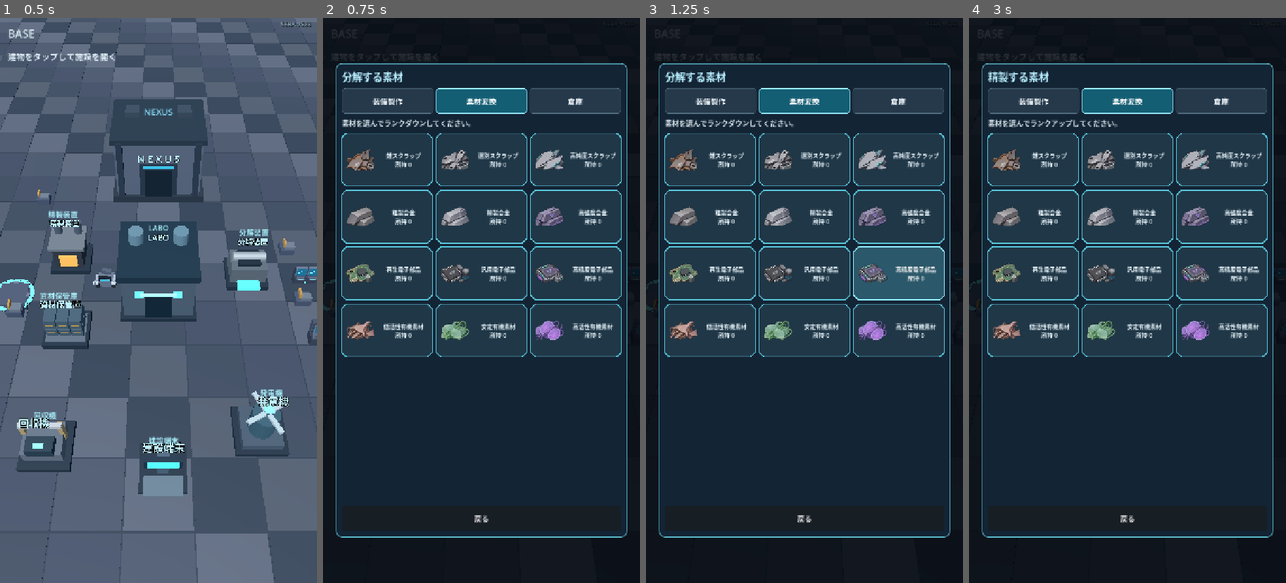
Above: before the commit, frames 1-4 (left to right).
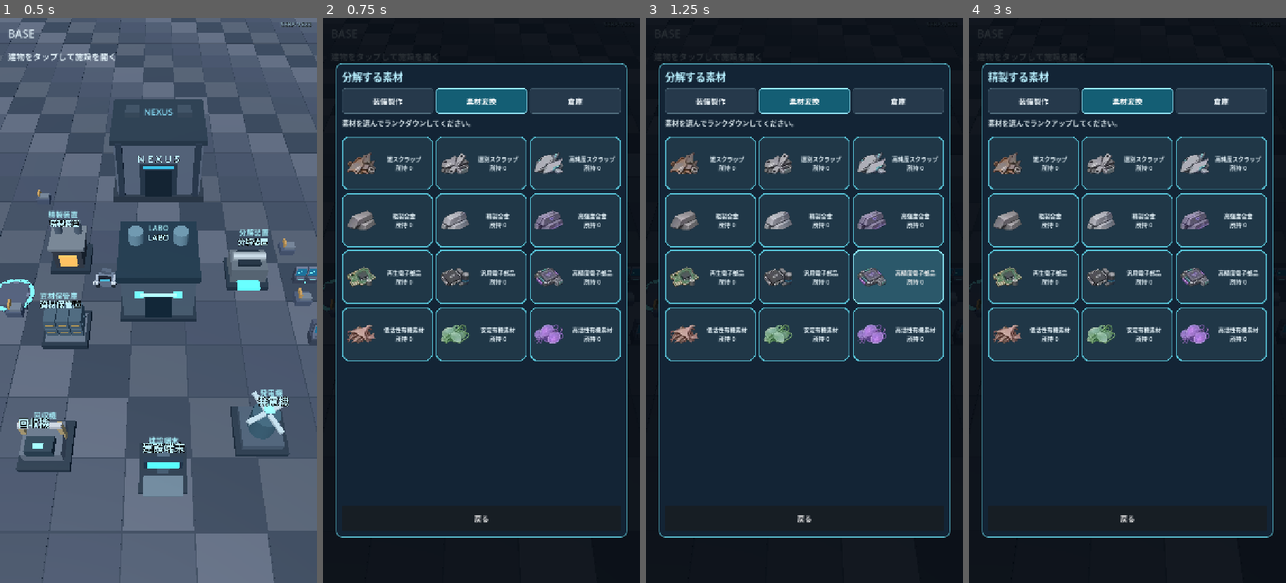
Above: after the commit, the same moments.

Repository: shejklgaia-png/-
Game: Godot game, scene res://scenes/base_exploration.tscn
The game is run twice, just before and just after one commit, with the same random seed, the same clock (stepped at 60 frames per second) and the same inputs.
Inputs (mouse positions are in pixels of both pictures, inside the frame that each line leads up to):
- Up to frame 1 (0.5 s): no input
- Up to frame 2 (0.75 s): tap Enter at 0.5 s; move the mouse to (551, 272) at 0.52 s; hold Right (ui_right) from 0.53 s (still down); tap G at 0.6 s; click (551, 272) at 0.67 s
- Up to frame 3 (1.25 s): keep holding Right (ui_right); tap Space at 0.77 s
- Up to frame 4 (3 s): release Right (ui_right) at 1.25 s; click "再生電子部品 所持 0" at 1.25 s; click "装備製作" at 2 s; click "素材変換" at 2.75 s

Frame 1 is identical in both runs. In frame 2, 8.4% of the frame differs, in the area x 5-95%, y 20-61%; in frame 3, 8.7%; in frame 4, 8.4%.

Commit message:
fix(v524): use header-native vertical flow for cards; exclusive ButtonGroups on all navigation tabs

Diff:
--- a/scripts/base_facility_system.gd
+++ b/scripts/base_facility_system.gd
@@ -324,6 +324,7 @@
     section_tabs.name = "FacilitySectionTabs"
     section_tabs.add_theme_constant_override("separation", 5)
     body.add_child(section_tabs)
+    var section_group := ButtonGroup.new()
     for entry in [
         {"id": "TabCraft", "label": "装備製作", "target": "craft"},
         {"id": "TabMaterials", "label": "素材変換", "target": "materials"},
@@ -333,6 +334,7 @@
         button.name = str(entry["id"])
         button.text = str(entry["label"])
         button.toggle_mode = true
+        button.button_group = section_group
         button.custom_minimum_size.y = 58.0
         button.size_flags_horizontal = Control.SIZE_EXPAND_FILL
         button.add_theme_font_size_override("font_size", 17)
@@ -356,34 +358,37 @@
     modal_body.add_theme_font_size_override("font_size", 16)
     modal_body.add_theme_color_override("font_color", Color("#dce9ee"))
     body.add_child(modal_body)
-    # A regular container is intentional: Android screenshots showed that
-    # ScrollContainer displayed no item children, despite passing headless tests.
-    # All baseline lists are paginated/gridded to fit this fixed content area.
+    # Keep non-grid buttons immediately below the header and above the cards.
+    # A vertical EXPAND here consumed the rest of the sheet on Android.
     actions_area = PanelContainer.new()
     actions_area.name = "FacilityActionsArea"
-    actions_area.size_flags_vertical = Control.SIZE_EXPAND_FILL
+    actions_area.size_flags_vertical = Control.SIZE_SHRINK_BEGIN
     actions_area.add_theme_stylebox_override("panel", StyleBoxEmpty.new())
     body.add_child(actions_area)
     modal_actions = VBoxContainer.new()
     modal_actions.size_flags_horizontal = Control.SIZE_EXPAND_FILL
-    modal_actions.size_flags_vertical = Control.SIZE_EXPAND_FILL
+    modal_actions.size_flags_vertical = Control.SIZE_SHRINK_BEGIN
     modal_actions.add_theme_constant_override("separation", 8)
     actions_area.add_child(modal_actions)
+    # The *same* VBoxContainer renders the known-working header tabs and
+    # native item cards. No full-screen overlay, no manual pixel coordinates,
+    # no nested scroll clipping. The container owns the sizing on Android.
+    item_layer = VBoxContainer.new()
+    item_layer.name = "FacilityItemLayer"
+    item_layer.size_flags_horizontal = Control.SIZE_EXPAND_FILL
+    item_layer.mouse_filter = Control.MOUSE_FILTER_IGNORE
+    body.add_child(item_layer)
+    var expand_spacer := Control.new()
+    expand_spacer.name = "FacilityRemainingSpace"
+    expand_spacer.mouse_filter = Control.MOUSE_FILTER_IGNORE
+    expand_spacer.size_flags_vertical = Control.SIZE_EXPAND_FILL
+    body.add_child(expand_spacer)
     var close_button := Button.new()
     close_button.name = "CloseFacility"
     close_button.text = "戻る"
     close_button.custom_minimum_size.y = 58.0
     close_button.pressed.connect(navigate_back)
     body.add_child(close_button)
-    # Direct sibling to the working modal sheet. Android renders the header
-    # tabs but repeatedly omits nested item grids; separate their canvas
-    # hierarchy from the PanelContainer altogether.
-    item_layer = Control.new()
-    item_layer.name = "FacilityItemLayer"
-    item_layer.set_anchors_and_offsets_preset(Control.PRESET_FULL_RECT)
-    item_layer.mouse_filter = Control.MOUSE_FILTER_IGNORE
-    item_layer.z_index = 5
-    modal.add_child(item_layer)
 
 func update_tags(camera: Camera3D) -> void:
     if camera == null:
@@ -648,6 +653,7 @@
     var switcher := HBoxContainer.new()
     switcher.name = "WarehouseCategoryTabs"
     modal_actions.add_child(switcher)
+    var warehouse_group := ButtonGroup.new()
     for choice in [
         {"key": "materials", "name": "WarehouseMaterialsTab", "caption": "素材12種"},
         {"key": "equipment", "name": "WarehouseEquipmentTab", "caption": "装備7種"}
@@ -656,6 +662,7 @@
         button.name = str(choice["name"])
         button.text = str(choice["caption"])
         button.toggle_mode = true
+        button.button_group = warehouse_group
         button.button_pressed = section == str(choice["key"])
         button.custom_minimum_size.y = 47
         button.size_flags_horizontal = Control.SIZE_EXPAND_FILL
@@ -1016,31 +1023,6 @@
         navigate_back()
         get_viewport().set_input_as_handled()
 
-func _position_item_grid() -> void:
-    if not is_menu_open() or item_layer == null or item_layer.get_child_count() == 0:
-        return
-    var grid: VBoxContainer = item_layer.get_child(0) as VBoxContainer
-    if grid == null:
-        return
-    var sheet: Rect2 = modal_panel.get_global_rect()
-    # Keep cards beneath the last visible control inside the facility sheet:
-    # profile creation and the two warehouse category tabs remain functional.
-    var top: float = modal_body.get_global_rect().end.y + 10.0
-    for child in modal_actions.get_children():
-        if child is Control and child.visible:
-            top = maxf(top, (child as Control).get_global_rect().end.y + 8.0)
-    var bottom: float = sheet.end.y - 94.0
-    if top >= bottom:
-        return
-    var layer_position: Vector2 = item_layer.get_global_rect().position
-    grid.position = Vector2(sheet.position.x + 12.0 - layer_position.x,
-        top - layer_position.y)
-    grid.size = Vector2(sheet.size.x - 24.0,
-        mini(grid.get_combined_minimum_size().y, bottom - top))
-
-
 func _process(delta: float) -> void:
-    if item_layer != null and item_layer.get_child_count() > 0:
-        _position_item_grid()
     if generator_rotor != null:
         generator_rotor.rotate_y(delta * 0.95)
